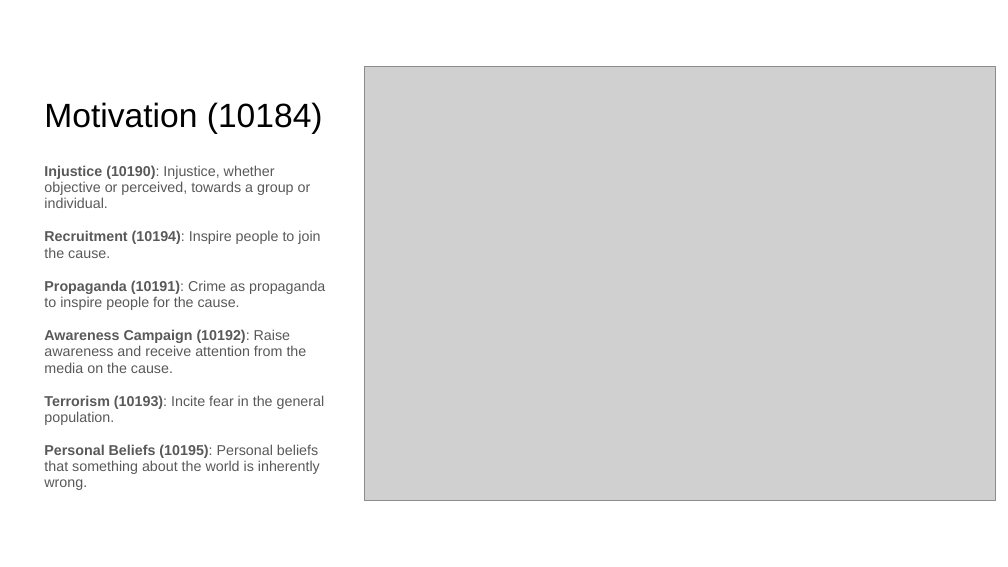
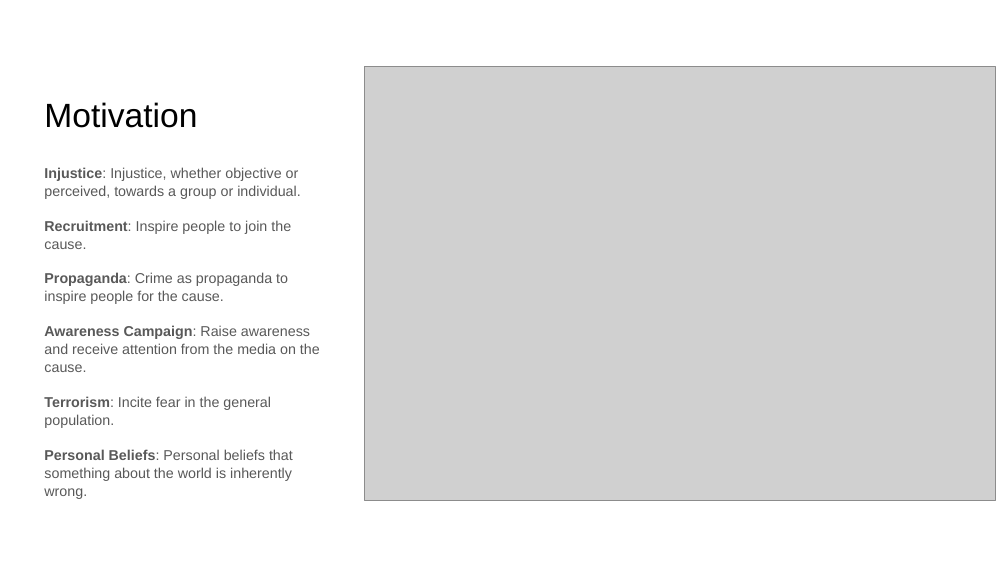
Before and after one commit to RESIN-KAIROS/schemalib, a slide deck: slide 3 of hrf/terrorist_attack.pptx. Drawn at 1008x567 pixels with LibreOffice and Linux fonts; fonts in the diff are those of the drawing; grey boxes stand for pictures. Boxes give left, top, right and bottom in pixels: in the first picture for what was removed or moved away, otherwise in the second. Text is boxed around its words. In the diff, an @@ line names an element or a change of style, - is before the commit and + after.

```diff
--- a/hrf/terrorist_attack.pptx
+++ b/hrf/terrorist_attack.pptx
@@ title at (44,102,197,128): text changed @@
-Motivation (10184)
+Motivation
@@ text at (44,167,320,499): text changed @@
-Injustice (10190): Injustice, whether objective or perceived, towards a group or individual.
-Recruitment (10194): Inspire people to join the cause.
-Propaganda (10191): Crime as propaganda to inspire people for the cause.
-Awareness Campaign (10192): Raise awareness and receive attention from the media on the cause.
-Terrorism (10193): Incite fear in the general population.
-Personal Beliefs (10195): Personal beliefs that something about the world is inherently wrong.
+Injustice: Injustice, whether objective or perceived, towards a group or individual.
+Recruitment: Inspire people to join the cause.
+Propaganda: Crime as propaganda to inspire people for the cause.
+Awareness Campaign: Raise awareness and receive attention from the media on the cause.
+Terrorism: Incite fear in the general population.
+Personal Beliefs: Personal beliefs that something about the world is inherently wrong.
```
Also in this commit, not shown: 6 other slides changed.
